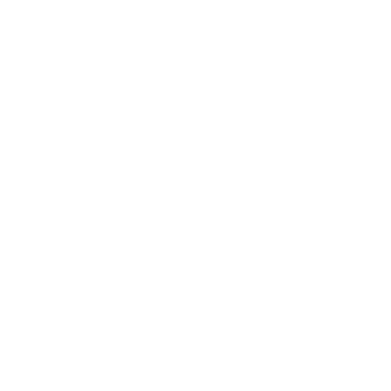
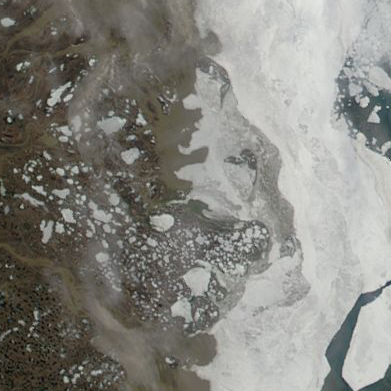
Revision of a layered 391×391 image; what changed, layer by layer:
added layer "108_beaufort_sea_100km_20030621.aqua.truecolor.250m" above "Background" over [0, 0, 391, 391]
